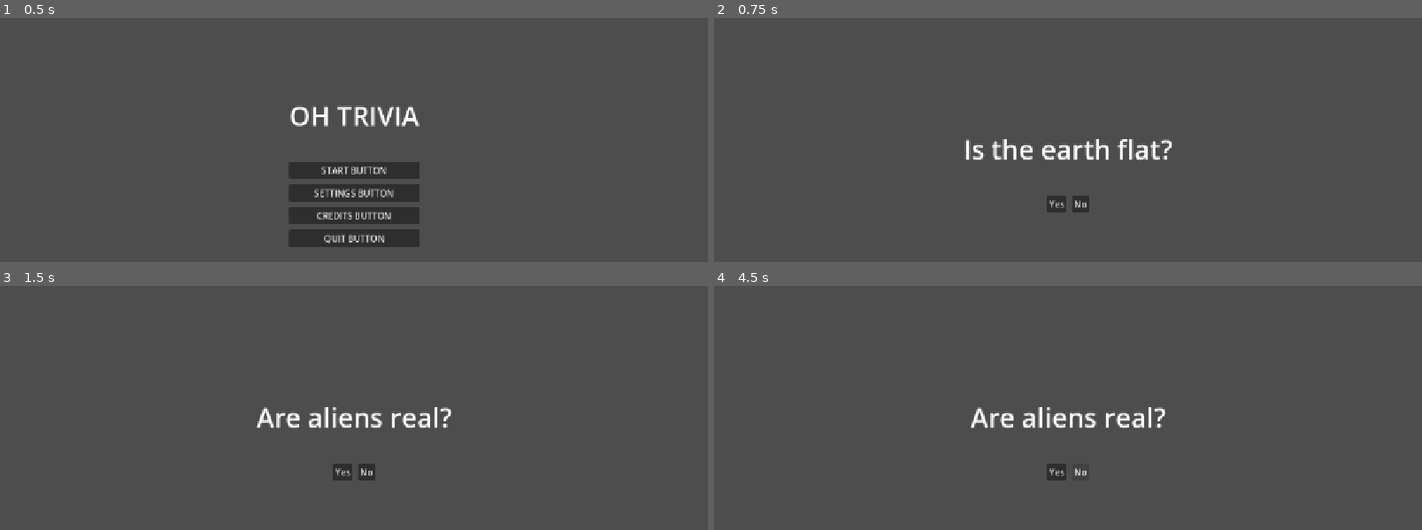
Above: before the commit, frames 1-4 (two rows, left to right).
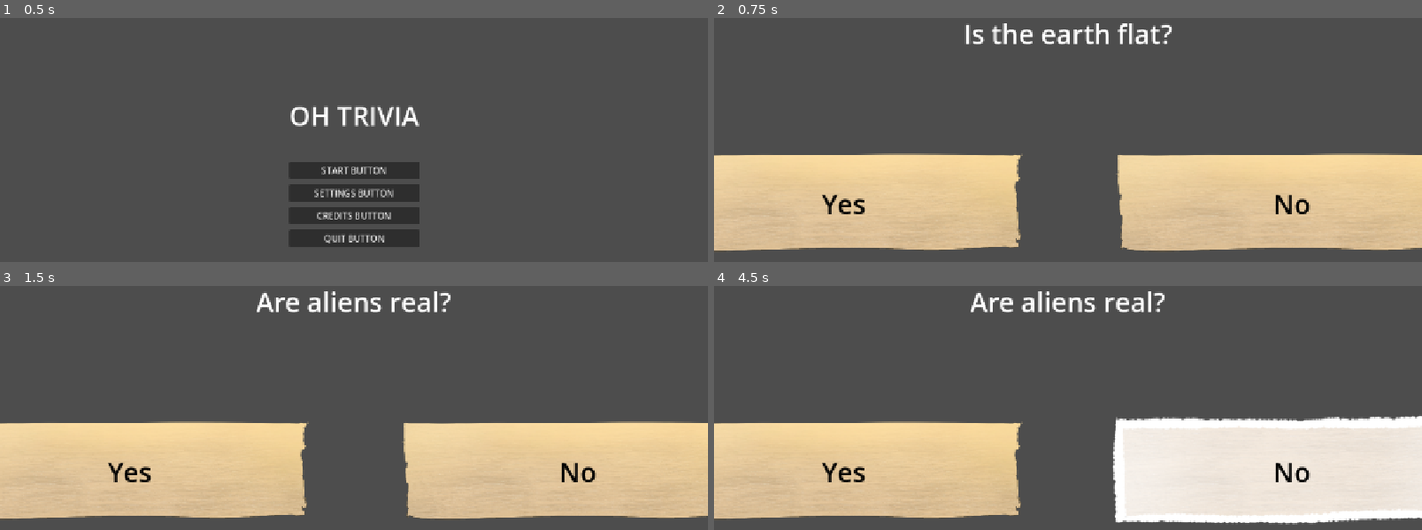
Above: after the commit, the same moments.

Repository: Mr-Patipa/Rockstair-Brackeys-Game-Jam-2026
Game: Godot game, scene res://Scenes/BaseGameScenes/MainMenu.tscn
Same seed, same stepped clock (60 frames per second), same inputs: the game is played once before the commit and once after it.
Inputs:
- Up to frame 1 (0.5 s): no input
- Up to frame 2 (0.75 s): click "START BUTTON" at 0.5 s
- Up to frame 3 (1.5 s): click "Yes" at 1.25 s
- Up to frame 4 (4.5 s): click "Yes" at 2 s; click "Yes" at 2.75 s; click "Yes" at 3.5 s; click "No" at 4.25 s

Frame 1 is identical in both runs. In frame 2, 35% of the frame differs, in the area x 0-100%, y 2-96%; in frame 3, 35%; in frame 4, 37%, in the area x 0-100%, y 2-98%.

Commit message:
Imported Art Assets

Diff:
--- a/brackey's-game/Scenes/Assets/option_button.tscn
+++ b/brackey's-game/Scenes/Assets/option_button.tscn
@@ -1,8 +1,32 @@
 [gd_scene format=3 uid="uid://byytvnd5yknhr"]
 
-[node name="OptionButton" type="Button" unique_id=1875838216]
-offset_left = 551.0
-offset_top = 403.0
-offset_right = 729.0
-offset_bottom = 434.0
-text = "This is Something"
+[ext_resource type="Texture2D" uid="uid://dg42me7t16d71" path="res://Art/BIG Button/Brackey choice ui.png" id="1_5rr6x"]
+[ext_resource type="Texture2D" uid="uid://dfspfbwpccu0u" path="res://Art/BIG Button/Brackey choice INTERACT.png" id="2_i6gvr"]
+
+[node name="OptionButton" type="TextureButton" unique_id=807665941]
+anchors_preset = 8
+anchor_left = 0.5
+anchor_top = 0.5
+anchor_right = 0.5
+anchor_bottom = 0.5
+offset_left = -400.0
+offset_top = -225.0
+offset_right = 400.0
+offset_bottom = 225.0
+grow_horizontal = 2
+grow_vertical = 2
+texture_normal = ExtResource("1_5rr6x")
+texture_hover = ExtResource("2_i6gvr")
+
+[node name="Label" type="Label" parent="." unique_id=1696983551]
+layout_mode = 1
+anchors_preset = 15
+anchor_right = 1.0
+anchor_bottom = 1.0
+grow_horizontal = 2
+grow_vertical = 2
+theme_override_colors/font_color = Color(0, 0, 0, 1)
+theme_override_font_sizes/font_size = 48
+text = "Test"
+horizontal_alignment = 1
+vertical_alignment = 1
--- a/brackey's-game/Scenes/BaseGameScenes/MainMenu.tscn
+++ b/brackey's-game/Scenes/BaseGameScenes/MainMenu.tscn
@@ -2,7 +2,7 @@
 
 [ext_resource type="Script" uid="uid://dlu6sk2bkuhjb" path="res://Scripts/main_menu.gd" id="1_2v2qq"]
 [ext_resource type="PackedScene" uid="uid://cyttakvvvr38w" path="res://Scenes/OverlayScenes/Settings.tscn" id="2_2v2qq"]
-[ext_resource type="Script" uid="uid://c7aklhfnunr6i" path="res://Scripts/button_sfx.gd" id="2_yfgks"]
+[ext_resource type="Script" uid="uid://c7aklhfnunr6i" path="res://Scripts/AudioManager/button_sfx.gd" id="2_yfgks"]
 [ext_resource type="PackedScene" uid="uid://cvhb4hw1poa8p" path="res://Scenes/OverlayScenes/Credits.tscn" id="3_bmia4"]
 
 [node name="MainMenu" type="Control" unique_id=1439119883]
--- a/brackey's-game/Scenes/OverlayScenes/Credits.tscn
+++ b/brackey's-game/Scenes/OverlayScenes/Credits.tscn
@@ -1,7 +1,7 @@
 [gd_scene format=3 uid="uid://cvhb4hw1poa8p"]
 
 [ext_resource type="Script" uid="uid://dhgsne35genns" path="res://Scripts/credits.gd" id="1_1dx33"]
-[ext_resource type="Script" uid="uid://c7aklhfnunr6i" path="res://Scripts/button_sfx.gd" id="2_5ypx0"]
+[ext_resource type="Script" uid="uid://c7aklhfnunr6i" path="res://Scripts/AudioManager/button_sfx.gd" id="2_5ypx0"]
 
 [sub_resource type="StyleBoxFlat" id="StyleBoxFlat_5ypx0"]
 bg_color = Color(0.40233153, 0.4023316, 0.4023314, 1)
--- a/brackey's-game/Scenes/OverlayScenes/Settings.tscn
+++ b/brackey's-game/Scenes/OverlayScenes/Settings.tscn
@@ -1,8 +1,8 @@
 [gd_scene format=3 uid="uid://cyttakvvvr38w"]
 
 [ext_resource type="Script" uid="uid://c4w7pgdrpul2p" path="res://Scripts/settings.gd" id="1_covvd"]
-[ext_resource type="Script" uid="uid://8r1pfmfmdxpu" path="res://Scripts/slider_sfx.gd" id="2_bfkw7"]
-[ext_resource type="Script" uid="uid://c7aklhfnunr6i" path="res://Scripts/button_sfx.gd" id="2_c3oo7"]
+[ext_resource type="Script" uid="uid://8r1pfmfmdxpu" path="res://Scripts/AudioManager/slider_sfx.gd" id="2_bfkw7"]
+[ext_resource type="Script" uid="uid://c7aklhfnunr6i" path="res://Scripts/AudioManager/button_sfx.gd" id="2_c3oo7"]
 
 [sub_resource type="StyleBoxFlat" id="StyleBoxFlat_mr0gp"]
 bg_color = Color(0.40233153, 0.4023316, 0.4023314, 1)
--- /dev/null
+++ b/brackey's-game/Scenes/UI/BiggerButton.tscn
@@ -0,0 +1,21 @@
+[gd_scene format=3 uid="uid://cmq2ih61fs7bg"]
+
+[ext_resource type="Texture2D" uid="uid://dg42me7t16d71" path="res://Art/BIG Button/Brackey choice ui.png" id="1_ml370"]
+[ext_resource type="Texture2D" uid="uid://dfspfbwpccu0u" path="res://Art/BIG Button/Brackey choice INTERACT.png" id="2_grk42"]
+[ext_resource type="Script" uid="uid://c7aklhfnunr6i" path="res://Scripts/AudioManager/button_sfx.gd" id="3_hl0ew"]
+
+[node name="BiggerButton" type="TextureButton" unique_id=1422226895]
+texture_normal = ExtResource("1_ml370")
+texture_hover = ExtResource("2_grk42")
+script = ExtResource("3_hl0ew")
+
+[node name="Label" type="Label" parent="." unique_id=1966800018]
+layout_mode = 1
+anchors_preset = 15
+anchor_right = 1.0
+anchor_bottom = 1.0
+grow_horizontal = 2
+grow_vertical = 2
+text = "test"
+horizontal_alignment = 1
+vertical_alignment = 1
--- a/brackey's-game/Scripts/button_sfx.gd
+++ b/brackey's-game/Scripts/AudioManager/button_sfx.gd
@@ -1,5 +1,5 @@
 class_name ButtonSFX
-extends Button
+extends BaseButton
 
 @export var play_hover_sound: bool = true
 @export var play_press_sound: bool = true
--- a/brackey's-game/Scripts/question_list_handler.gd
+++ b/brackey's-game/Scripts/question_list_handler.gd
@@ -25,8 +25,8 @@
 	QuestionLabel.text = QuestionList.Questions[CurrentQuestion].question
 
 	for answer in QuestionList.Questions[CurrentQuestion].AnswerList:
-		var NewOptionBtn : Button = OptionsBtn.instantiate()
-		NewOptionBtn.text = answer.AnswerText
+		var NewOptionBtn : TextureButton = OptionsBtn.instantiate()
+		NewOptionBtn.get_node("Label").text = answer.AnswerText
 		NewOptionBtn.pressed.connect(answer.Check_Answers)
 		Grid.add_child(NewOptionBtn)
 
Binary file added: brackey's-game/Art/BIG Button/Brackey choice INTERACT.png
Not shown, added: brackey's-game/Art/BIG Button/Brackey choice INTERACT.png.import
Binary file added: brackey's-game/Art/BIG Button/Brackey choice ui.png
Not shown, added: brackey's-game/Art/BIG Button/Brackey choice ui.png.import
Binary file added: brackey's-game/Art/Bare UI Layout/Brackey Multiple choice without the interactable components.png
Not shown, added: brackey's-game/Art/Bare UI Layout/Brackey Multiple choice without the interactable components.png.import
Binary file added: brackey's-game/Art/Bare UI Layout/Brackey UI TrueOrFalse without the interactable components.png
Not shown, added: brackey's-game/Art/Bare UI Layout/Brackey UI TrueOrFalse without the interactable components.png.import
Binary file added: brackey's-game/Art/Bare UI Layout/Brackey UI menu_back structure only_without title on the top.png
Not shown, added: brackey's-game/Art/Bare UI Layout/Brackey UI menu_back structure only_without title on the top.png.import
Binary file added: brackey's-game/Art/Brackey banner only.png
Not shown, added: brackey's-game/Art/Brackey banner only.png.import
(and 31 more such lines)
